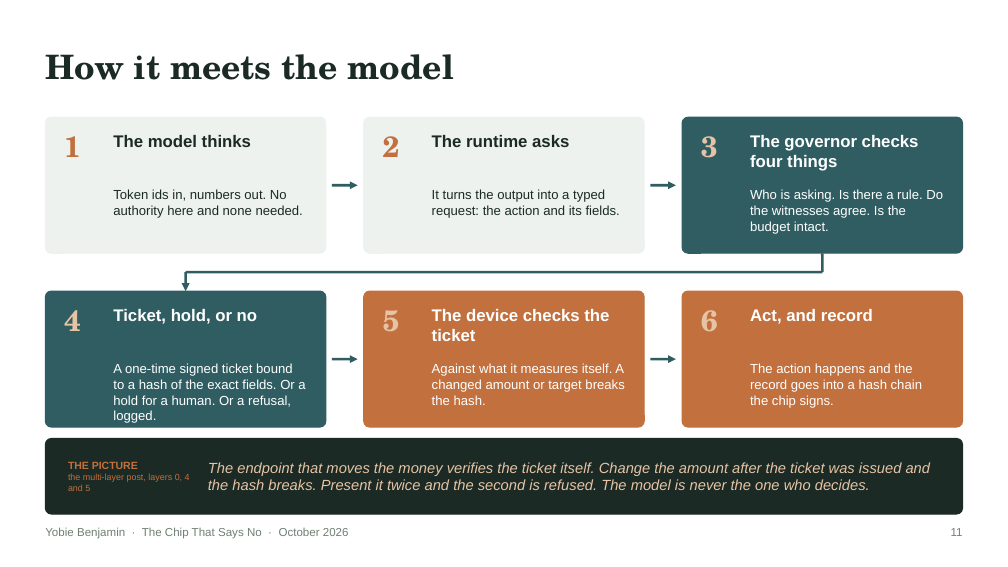
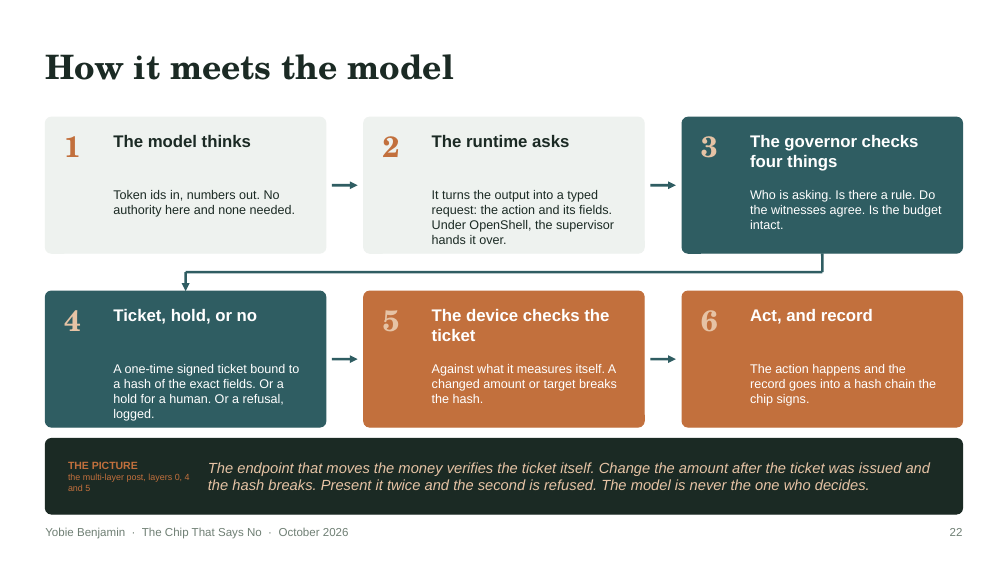
Before and after one commit to YobieBenjamin/safety-governor, a slide deck: slide 22 of docs/brief/chip-that-says-no-brief.pptx (slide 11 before the commit). Drawn at 1008x567 pixels with LibreOffice and Linux fonts; fonts in the diff are those of the drawing. Boxes give left, top, right and bottom in pixels: in the first picture for what was removed or moved away, otherwise in the second. Text is boxed around its words. In the diff, an @@ line names an element or a change of style, - is before the commit and + after.

```diff
--- a/docs/brief/chip-that-says-no-brief.pptx
+++ b/docs/brief/chip-that-says-no-brief.pptx
@@ text at box(432, 190, 614, 244): text changed; size 12.5 to 12 pt @@
-It turns the output into a typed request: the action and its fields.
+It turns the output into a typed request: the action and its fields. Under OpenShell, the supervisor hands it over.
@@ size 12.5 to 12 pt in 5 elements at box(113, 190, 295, 217), box(750, 190, 941, 229), box(113, 364, 300, 421), box(432, 364, 617, 403), box(750, 364, 936, 406) @@
@@ text at box(950, 528, 963, 536): text changed @@
-11
+22
```
Also in this commit, not shown: 17 other slides changed, 14 slides added, 12 other files.
